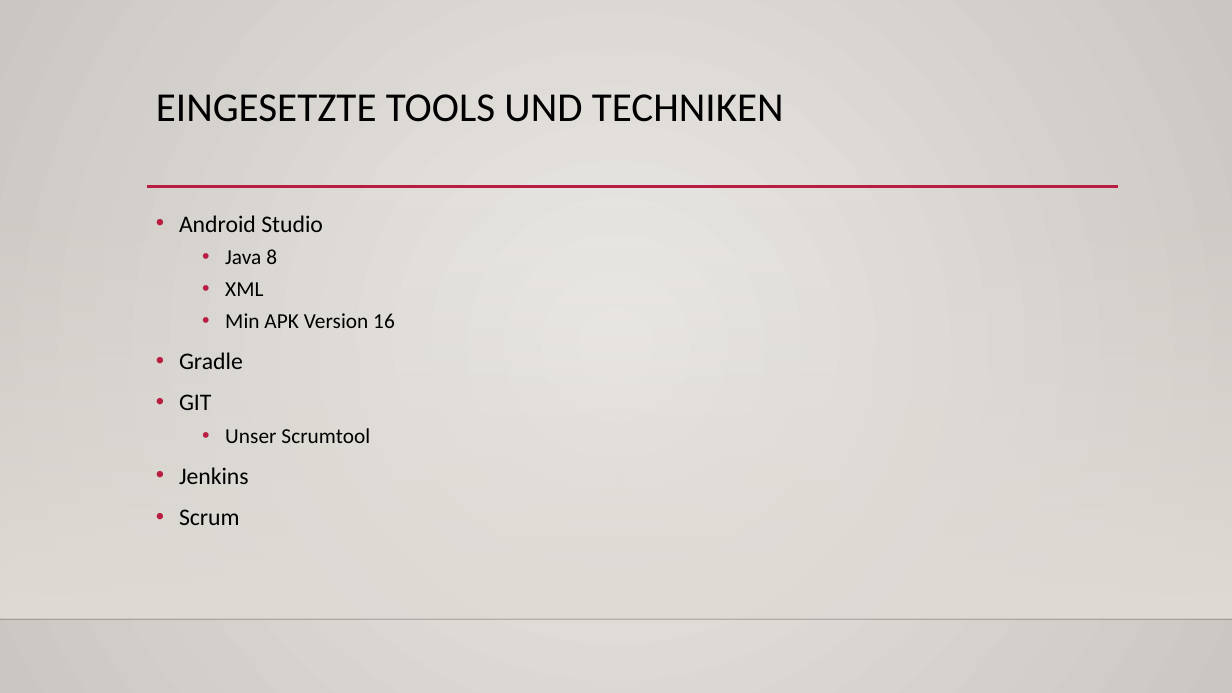
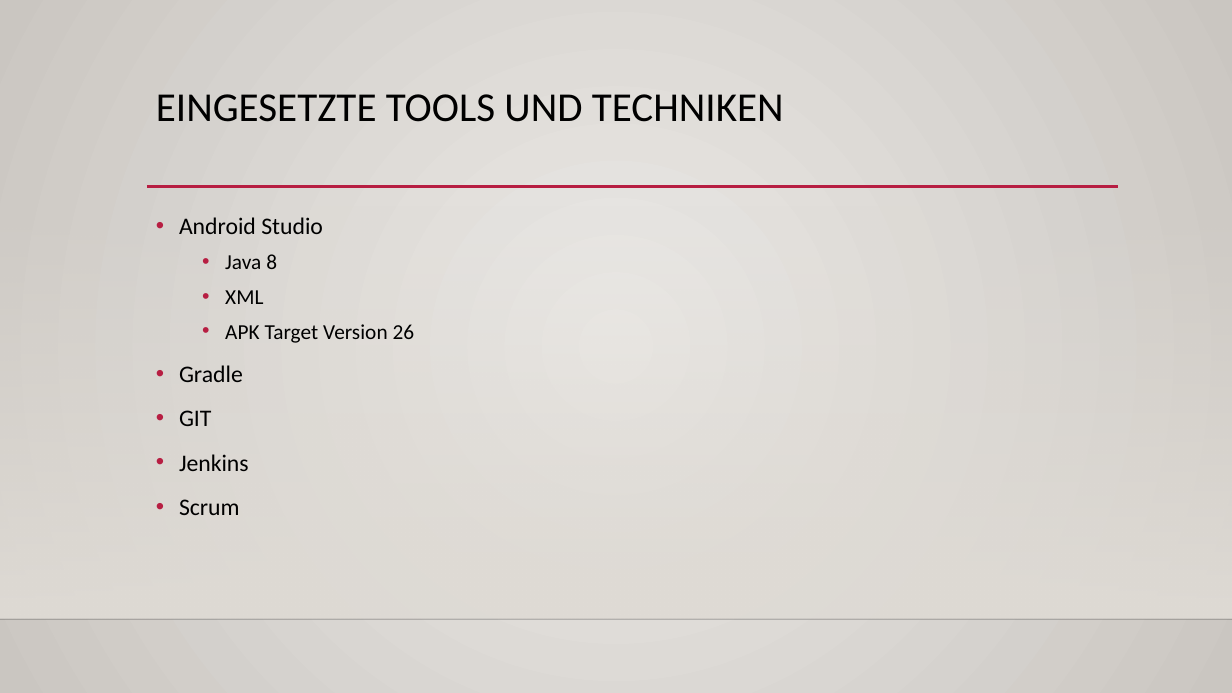
Before and after one commit to Moeby/FlatsharePlanner, a slide deck: slide 4 of Flattie.pptx (slide 3 before the commit). Drawn at 1232x693 pixels with LibreOffice and Linux fonts; fonts in the diff are those of the drawing; background and template pictures are left out. Boxes give left, top, right and bottom in pixels: in the first picture for what was removed or moved away, otherwise in the second. Text is boxed around its words. In the diff, an @@ line names an element or a change of style, - is before the commit and + after.

Commit message:
presentation

```diff
--- a/Flattie.pptx
+++ b/Flattie.pptx
@@ text at (179,217,323,515): line spacing 1 to 1.1 @@
@@ text at (225,324,415,343): text changed @@
-  • Min APK Version 16
+  • APK Target Version 26
@@ text at (225,428,370,443): paragraph removed @@
-  • Unser Scrumtool
```
Also in this commit, not shown: 1 other slide changed, 2 slides added.
